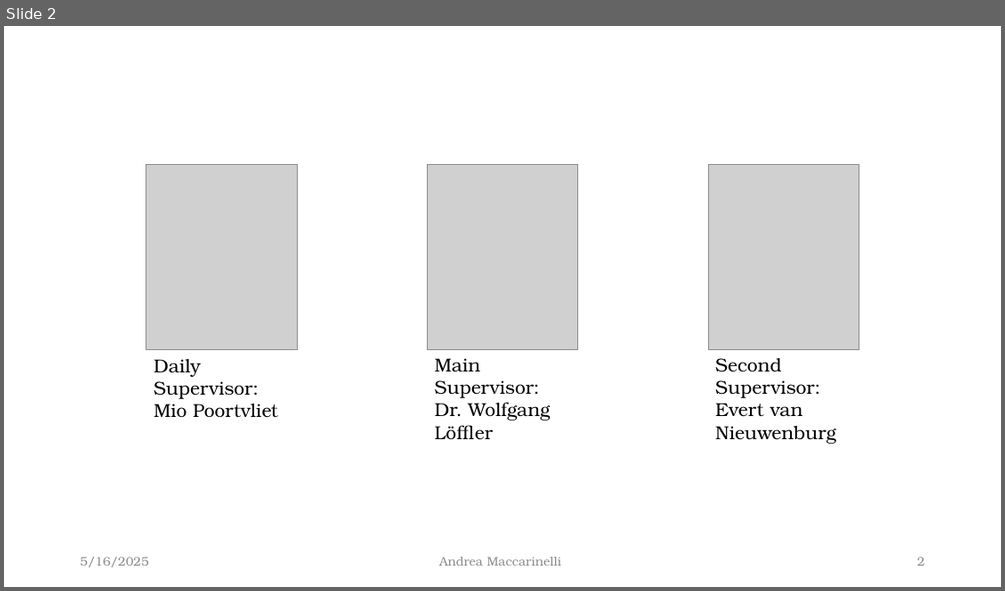
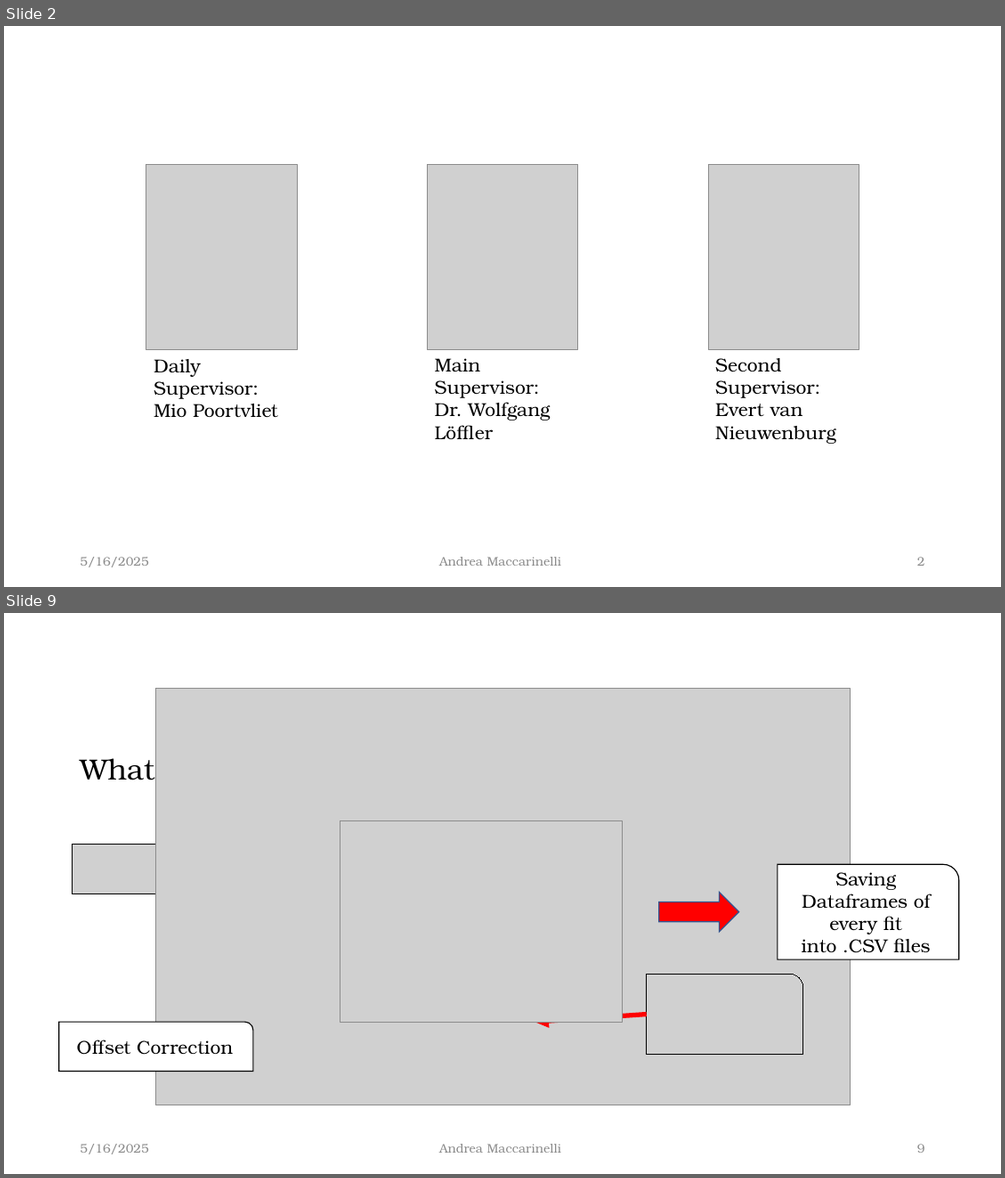
Before and after one commit to McMysterio23/MSc-Project, a slide deck: Midterm_Presentation/The effect of temporal jitter on single photon.pptx. Shown one above the other, each under a label of ours: slide 2 before the commit, slides 2 and 9 after it; the slides between them are not shown. The pictures are 1005x591 and 1005x1178 pixels, drawn with LibreOffice and Linux fonts; fonts in the diff are those of the drawing; grey boxes stand for pictures. Boxes give left, top, right and bottom in pixels: in the first picture for what was removed or moved away, otherwise in the second. Text is boxed around its words. In the diff, an @@ line names an element or a change of style, - is before the commit and + after.

```diff
--- a/Midterm_Presentation/The effect of temporal jitter on single photon.pptx
+++ b/Midterm_Presentation/The effect of temporal jitter on single photon.pptx
@@ slide 9 added at (x1=4, y1=613, x2=1001, y2=1174), background #FFFFFF @@
@@ picture added at (x1=156, y1=689, x2=850, y2=1105) @@
@@ text added at (x1=80, y1=758, x2=154, y2=780), 28 pt, text #000000 @@
+What we need ?
@@ picture added at (x1=340, y1=821, x2=623, y2=1022) @@
@@ picture added at (x1=73, y1=844, x2=240, y2=893) @@
@@ round rect added at (x1=777, y1=864, x2=959, y2=959), fill #FFFFFF, outline #000000 1 pt, 18 pt, text #000000 @@
+Saving Dataframes of every fit into .CSV files
@@ right arrow added at (x1=659, y1=892, x2=739, y2=932), fill #FF0000, outline #325491 1 pt @@
@@ picture added at (x1=647, y1=973, x2=803, y2=1054) @@
@@ round rect added at (x1=58, y1=1022, x2=253, y2=1071), fill #FFFFFF, outline #000000 1 pt, 18 pt, text #000000 @@
+Offset Correction
@@ arrow added from (647, 1013) to (535, 1022), #FF0000 4.5 pt @@
@@ text added at (x1=80, y1=1143, x2=148, y2=1154), 12 pt, text #8C8C8C @@
+5/16/2025
@@ text added at (x1=439, y1=1143, x2=561, y2=1152), 12 pt, text #8C8C8C @@
+Andrea Maccarinelli
@@ page number added at (x1=917, y1=1143, x2=925, y2=1152), 12 pt, text #8C8C8C @@
+9
```
Also in this commit, not shown: 6 slides changed, 7 other slides added, 2 other files.
